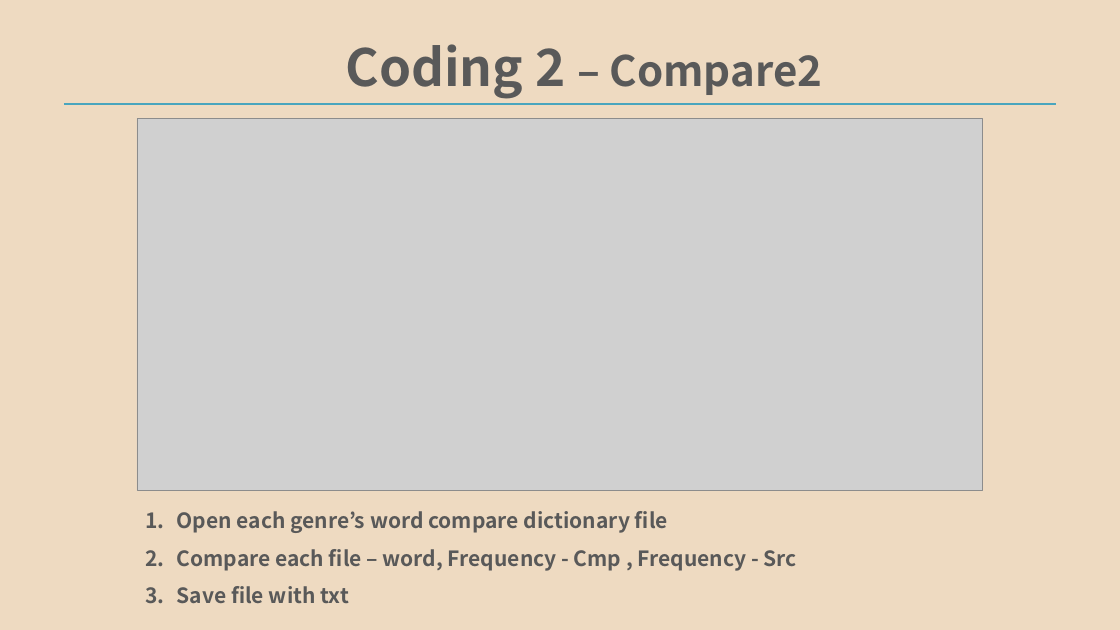
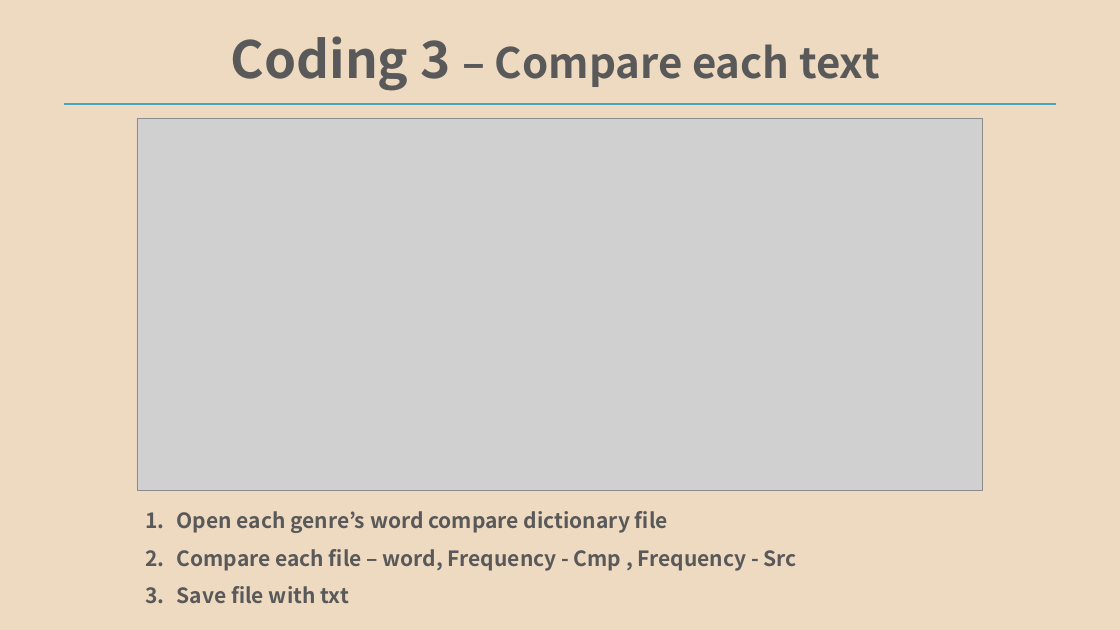
Before and after one commit to SangHyune546/NLP, a slide deck: slide 7 of Project1/PPT/20154637_Term_indexing.pptx (slide 5 before the commit). Drawn at 1120x630 pixels with LibreOffice and Linux fonts; fonts in the diff are those of the drawing; grey boxes stand for pictures. Boxes give left, top, right and bottom in pixels: in the first picture for what was removed or moved away, otherwise in the second. Text is boxed around its words. In the diff, an @@ line names an element or a change of style, - is before the commit and + after.

```diff
--- a/Project1/PPT/20154637_Term_indexing.pptx
+++ b/Project1/PPT/20154637_Term_indexing.pptx
@@ text at bbox=[231, 36, 880, 91]: text changed @@
-Coding 2 – Compare2
+Coding 3 – Compare each text
```
Also in this commit, not shown: 6 other slides changed, 4 slides added.
